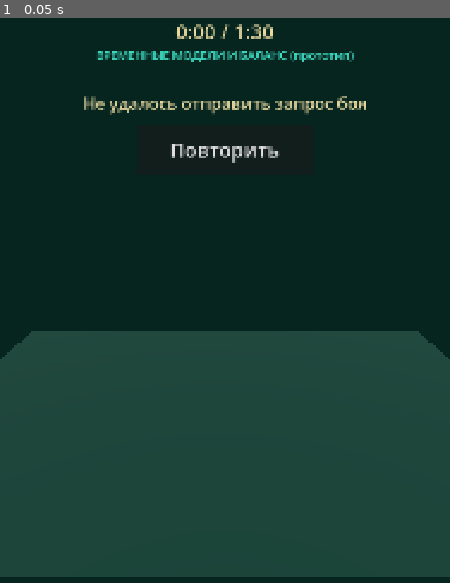
Above: before the commit, frame 1.
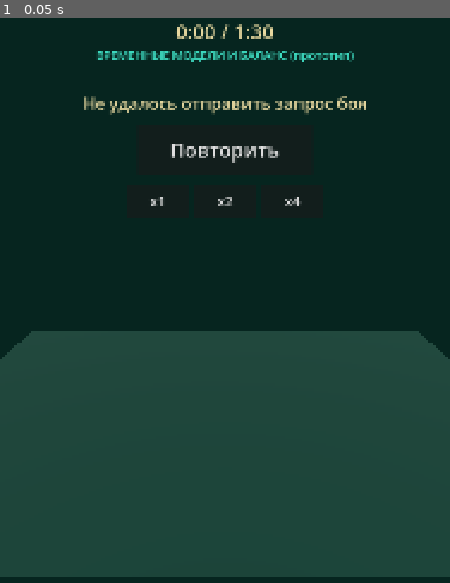
Above: after the commit, the same moment.

Repository: maillunex-lang/ufacityold
Game: Godot game, scene res://scenes/battle.tscn
The game is run twice, just before and just after one commit, with the same random seed, the same clock (stepped at 60 frames per second) and the same inputs. This scene is started directly instead of the project's main scene.
Inputs:
- Up to frame 1 (0.05 s): no input

The runs differ from the first frame. In frame 1, 0.1% of the frame differs, in the area x 33-68%, y 31-34%.

Commit message:
feat: add server-authoritative battle speeds

Diff:
--- a/client/scripts/battle.gd
+++ b/client/scripts/battle.gd
@@ -17,6 +17,7 @@
 var smoke: bool = false
 var events: Array = []
 var result: Dictionary = {}
+var battle_id: String = ""
 var units: Dictionary = {}  # id -> Dictionary
 var t_ms: float = 0.0
 var idx: int = 0
@@ -36,6 +37,8 @@
 var portraits: Dictionary = {}  # id -> {bar, tint}
 var portrait_box: HBoxContainer
 var hud: MarginContainer
+var speed_buttons: Dictionary = {}
+var allowed_speeds: Array = [1]
 
 
 func _ready() -> void:
@@ -117,6 +120,18 @@
 	again_button.pressed.connect(func() -> void: get_tree().reload_current_scene())
 	again_button.hide()
 	msg.add_child(again_button)
+	var speed_row := HBoxContainer.new()
+	speed_row.alignment = BoxContainer.ALIGNMENT_CENTER
+	speed_row.add_theme_constant_override("separation", 12)
+	for value in [1, 2, 4]:
+		var button := Button.new()
+		button.text = "x%d" % value
+		button.custom_minimum_size = Vector2(150, 80)
+		button.add_theme_font_size_override("font_size", 34)
+		button.pressed.connect(func() -> void: _set_battle_speed(value))
+		speed_row.add_child(button)
+		speed_buttons[value] = button
+	msg.add_child(speed_row)
 	var spacer := Control.new()
 	spacer.size_flags_vertical = Control.SIZE_EXPAND_FILL
 	spacer.mouse_filter = Control.MOUSE_FILTER_IGNORE
@@ -179,8 +194,8 @@
 	var req := HTTPRequest.new()
 	req.timeout = 20.0
 	add_child(req)
-	var hs := PackedStringArray(["Authorization: Bearer " + Session.token])
-	if req.request(Session.base_url + "/api/battle/start", hs, HTTPClient.METHOD_POST, "") != OK:
+	var hs := PackedStringArray(["Authorization: Bearer " + Session.token, "Content-Type: application/json"])
+	if req.request(Session.base_url + "/api/battle/start", hs, HTTPClient.METHOD_POST, JSON.stringify({"speed": 1})) != OK:
 		_fail("Не удалось отправить запрос боя")
 		return
 	var res: Array = await req.request_completed
@@ -193,6 +208,8 @@
 		_fail("Некорректный ответ сервера")
 		return
 	var b: Dictionary = parsed["battle"]
+	battle_id = str(parsed.get("battleId", ""))
+	_apply_playback(parsed)
 	events = b["events"]
 	result = b["result"]
 	final_positions = b.get("positions", {})
@@ -200,7 +217,37 @@
 		_spawn_unit(d)
 	status_label.hide()
 	playing = true
-	print("BATTLE_LOADED units=", units.size(), " events=", events.size(), " balance=", b.get("balanceVersion", "?"))
+	print("BATTLE_LOADED units=", units.size(), " events=", events.size(), " balance=", b.get("balanceVersion", "?"), " speed=", int(parsed.get("speed", 1)), " allowed_count=", allowed_speeds.size())
+
+
+func _apply_playback(payload: Dictionary) -> void:
+	var server_speed := int(payload.get("speed", 1))
+	allowed_speeds = payload.get("allowedSpeeds", [1])
+	for value in [1, 2, 4]:
+		var button: Button = speed_buttons.get(value)
+		if button:
+			button.disabled = not allowed_speeds.has(value)
+	if not smoke and OS.get_environment("LUNEXGAME_BATTLE_SPEED") == "":
+		speed = float(server_speed)
+
+
+func _set_battle_speed(value: int) -> void:
+	if not allowed_speeds.has(value):
+		return
+	var req := HTTPRequest.new()
+	req.timeout = 10.0
+	add_child(req)
+	var hs := PackedStringArray(["Authorization: Bearer " + Session.token, "Content-Type: application/json"])
+	if req.request(Session.base_url + "/api/battle/%s/speed" % battle_id, hs, HTTPClient.METHOD_PUT, JSON.stringify({"speed": value})) != OK:
+		req.queue_free()
+		return
+	var res: Array = await req.request_completed
+	req.queue_free()
+	if res[0] != HTTPRequest.RESULT_SUCCESS or res[1] != 200:
+		return
+	var parsed: Variant = JSON.parse_string((res[3] as PackedByteArray).get_string_from_utf8())
+	if parsed is Dictionary:
+		_apply_playback(parsed)
 
 
 func _fail(msg: String) -> void:
Not shown, changed: docs/DECISIONS.md
Not shown, changed: docs/PROGRESS.md
Not shown, changed: docs/ROADMAP.md
Not shown, changed: server/internal/app/app.go
Not shown, changed: server/internal/app/app_test.go
Not shown, added: server/internal/app/speed.go
Not shown, added: server/internal/battle/speed.go
Not shown, changed: server/internal/store/auth.go
Not shown, changed: server/internal/store/battles.go
Not shown, added: server/internal/store/migrations/0003_battle_speed.sql
Not shown, changed: server/internal/store/store_test.go
Not shown, changed: tools/smoke-assets.sh
